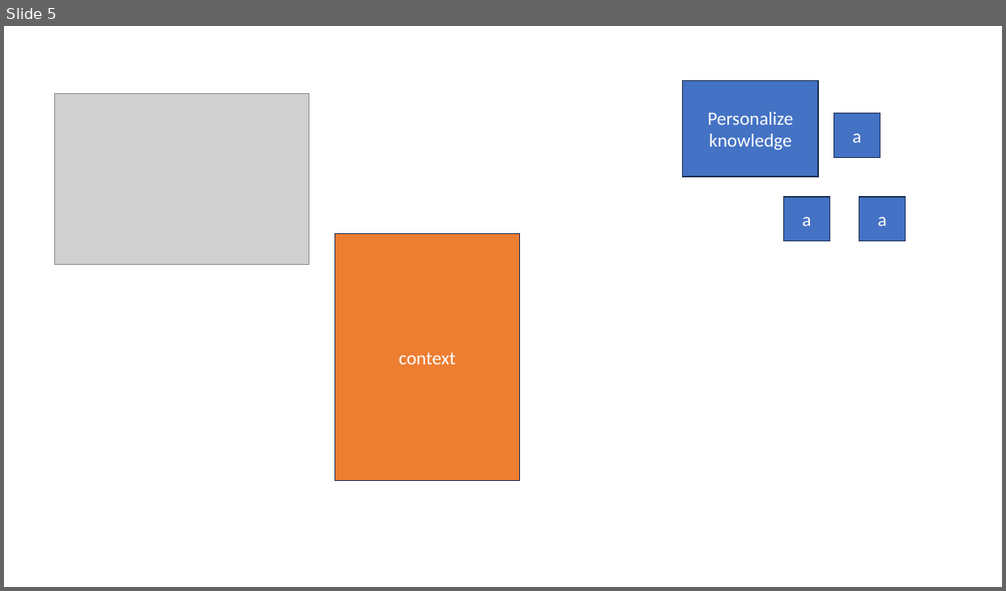
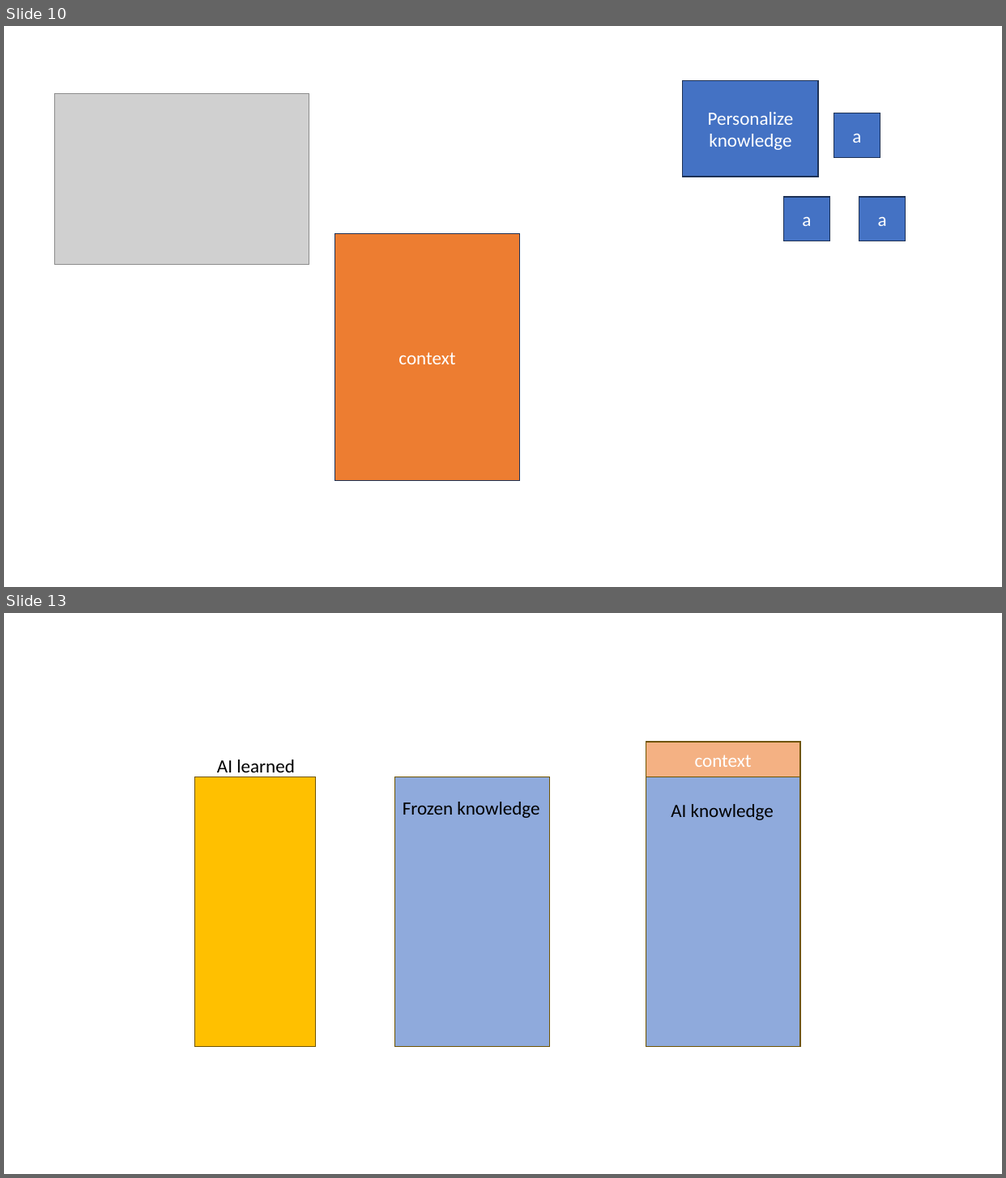
Before and after one commit to lexler/Talks, a slide deck: Slides/Core Patterns for Coding with AI.pptx. Shown one above the other, each under a label of ours: slide 5 before the commit, slides 10 and 13 after it; the slides between them are not shown. The pictures are 1006x591 and 1006x1178 pixels, drawn with LibreOffice and Linux fonts; fonts in the diff are those of the drawing; grey boxes stand for pictures. Boxes give left, top, right and bottom in pixels: in the first picture for what was removed or moved away, otherwise in the second. Text is boxed around its words. In the diff, an @@ line names an element or a change of style, - is before the commit and + after.

```diff
--- a/Slides/Core Patterns for Coding with AI.pptx
+++ b/Slides/Core Patterns for Coding with AI.pptx
@@ slide 13 added at (4, 613, 1002, 1174), background #FFFFFF @@
@@ rectangle added at (646, 742, 799, 777), fill #F4B183, outline #705400 1 pt, 18 pt, text #FFFFFF @@
+context
@@ rectangle added at (195, 777, 315, 1047), fill #FFC000, outline #705400 1 pt @@
@@ text added at (217, 760, 295, 778), 18 pt, text #000000 @@
+AI learned
@@ rectangle added at (394, 777, 549, 1047), fill #8FAADC, outline #705400 1 pt @@
@@ rectangle added at (646, 777, 799, 1047), fill #8FAADC, outline #705400 1 pt @@
@@ text added at (403, 802, 539, 818), 18 pt, text #000000 @@
+Frozen knowledge
@@ text added at (671, 804, 774, 820), 18 pt, text #000000 @@
+AI knowledge
@@ what was slide 5 is now slide 10 @@
```
Also in this commit, not shown: 2 slides changed, 29 other slides added, 2 slides removed.
